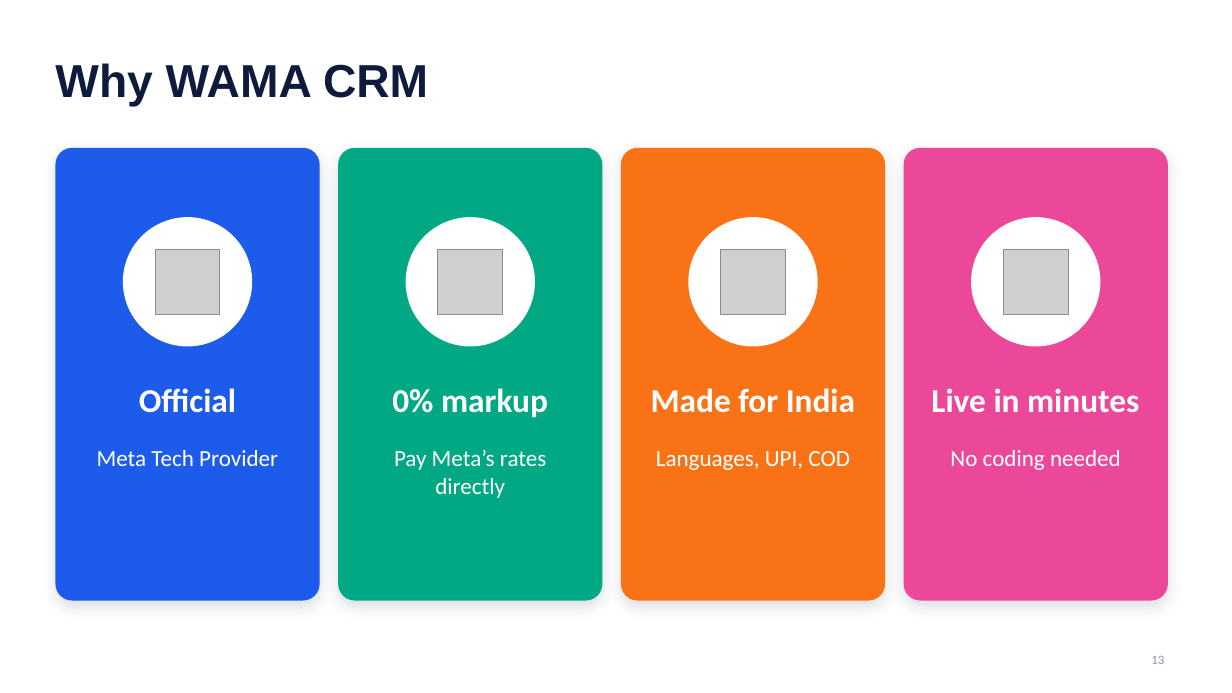
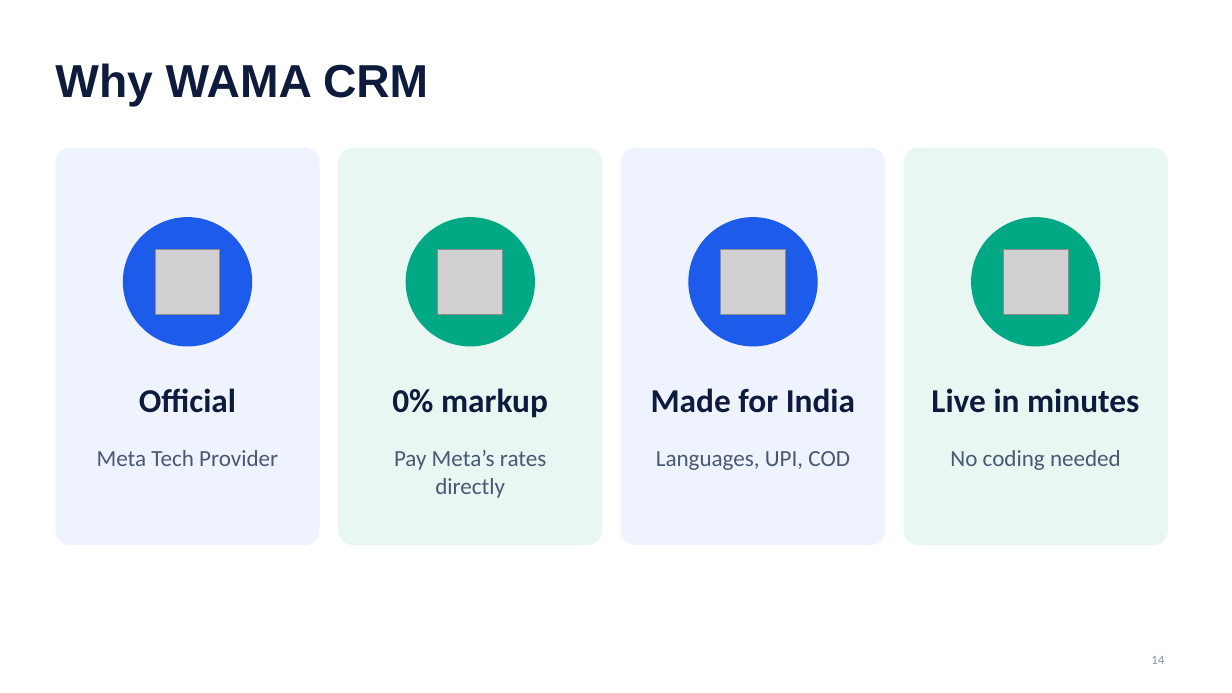
Before and after one commit to tejachennu/Marketing-CRM, a slide deck: slide 14 of docs/presentations/WAMA-CRM-Client-Presentation.pptx (slide 13 before the commit). Drawn at 1232x693 pixels with LibreOffice and Linux fonts; fonts in the diff are those of the drawing; grey boxes stand for pictures; background and template pictures are left out. Boxes give left, top, right and bottom in pixels: in the first picture for what was removed or moved away, otherwise in the second. Text is boxed around its words. In the diff, an @@ line names an element or a change of style, - is before the commit and + after.

```diff
--- a/docs/presentations/WAMA-CRM-Client-Presentation.pptx
+++ b/docs/presentations/WAMA-CRM-Client-Presentation.pptx
@@ rounded rectangle resized from (x1=55, y1=148, x2=320, y2=601) to (x1=55, y1=148, x2=320, y2=545) @@
@@ rounded rectangle at (x1=55, y1=148, x2=320, y2=545): fill #1D5BEA to #EEF3FE; shadow off; proportions changed @@
@@ rounded rectangle resized from (x1=338, y1=148, x2=603, y2=601) to (x1=338, y1=148, x2=603, y2=545) @@
@@ rounded rectangle at (x1=338, y1=148, x2=603, y2=545): fill #00A884 to #E8F7F1; shadow off; proportions changed @@
@@ rounded rectangle resized from (x1=621, y1=148, x2=885, y2=601) to (x1=621, y1=148, x2=885, y2=545) @@
@@ rounded rectangle at (x1=621, y1=148, x2=885, y2=545): fill #F97316 to #EEF3FE; shadow off; proportions changed @@
@@ rounded rectangle resized from (x1=904, y1=148, x2=1168, y2=601) to (x1=904, y1=148, x2=1168, y2=545) @@
@@ rounded rectangle at (x1=904, y1=148, x2=1168, y2=545): fill #EC4899 to #E8F7F1; shadow off; proportions changed @@
@@ ellipse at (x1=123, y1=217, x2=252, y2=347): fill #FFFFFF to #1D5BEA @@
@@ ellipse at (x1=406, y1=217, x2=535, y2=347): fill #FFFFFF to #00A884 @@
@@ ellipse at (x1=689, y1=217, x2=818, y2=347): fill #FFFFFF to #1D5BEA @@
@@ ellipse at (x1=971, y1=217, x2=1101, y2=347): fill #FFFFFF to #00A884 @@
@@ text colour #FFFFFF to #0E1B3D in 4 elements at (x1=139, y1=388, x2=236, y2=413), (x1=392, y1=388, x2=548, y2=418), (x1=651, y1=388, x2=855, y2=413), (x1=931, y1=388, x2=1139, y2=413) @@
@@ text colour #FFFFFF to #4A5874 in 4 elements at (x1=97, y1=450, x2=278, y2=466), (x1=394, y1=450, x2=546, y2=498), (x1=656, y1=451, x2=850, y2=470), (x1=950, y1=450, x2=1121, y2=470) @@
@@ page number at (x1=1151, y1=656, x2=1164, y2=664): text changed @@
-13
+14
```
Also in this commit, not shown: 12 other slides changed, 2 slides added, 1 slide removed, 9 other files.
